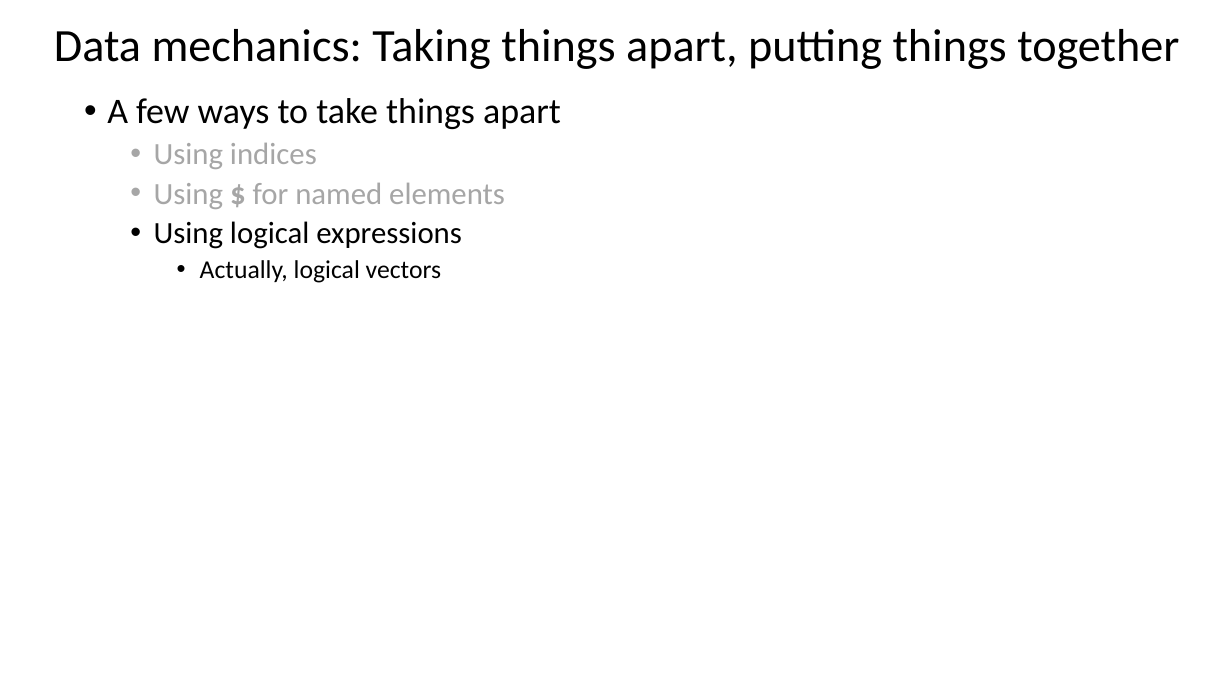
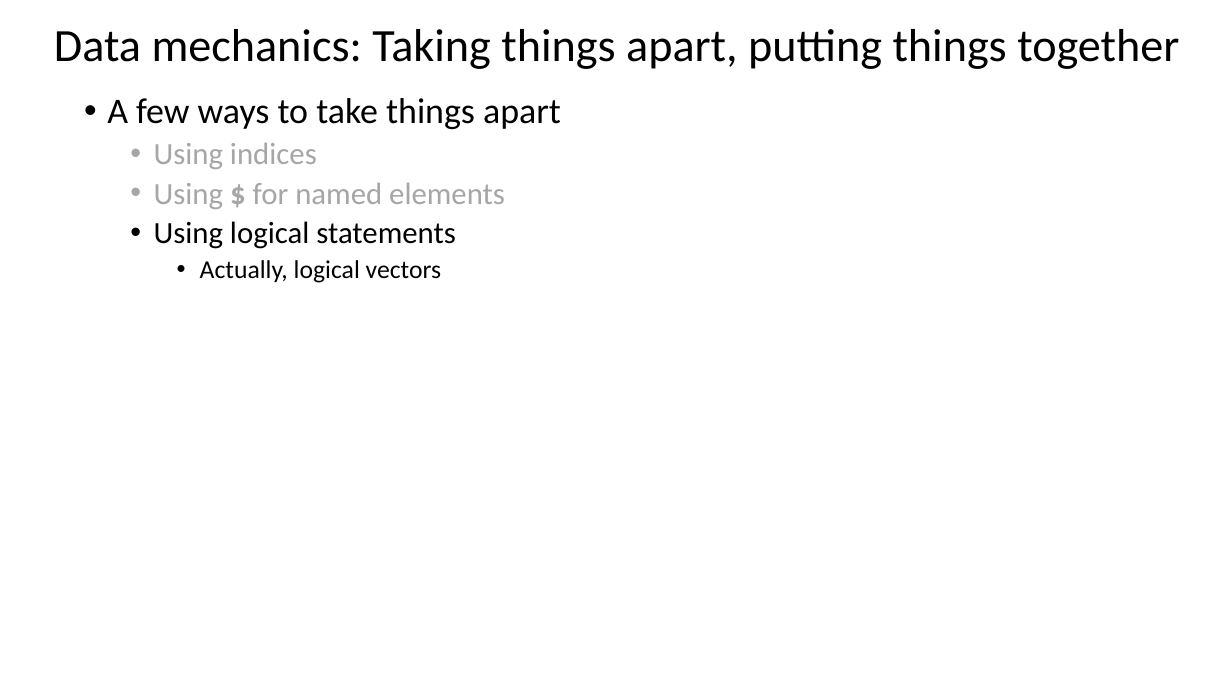
Before and after one commit to justinpriest/ADFG_R_Intro_Workshop, a slide deck: slide 19 of presentations/4 - Programming Basics 2 - Under the Hood.pptx. Drawn at 1232x693 pixels with LibreOffice and Linux fonts; fonts in the diff are those of the drawing. Boxes give left, top, right and bottom in pixels: in the first picture for what was removed or moved away, otherwise in the second. Text is boxed around its words. In the diff, an @@ line names an element or a change of style, - is before the commit and + after.

```diff
--- a/presentations/4 - Programming Basics 2 - Under the Hood.pptx
+++ b/presentations/4 - Programming Basics 2 - Under the Hood.pptx
@@ text at (x1=154, y1=221, x2=456, y2=249): text changed @@
-  • Using logical expressions
+  • Using logical statements
```
Also in this commit, not shown: 6 other slides changed, 1 slide removed, 1 other file.
